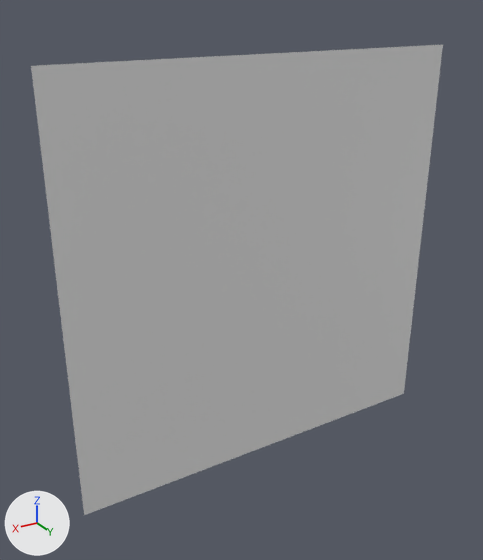
Renders of the OBJ model model/head_4_long_face.obj from each side of a commit.
One viewpoint serves both versions: a camera (50 mm lens) standing at (61.0, 114.3, 46.3) and looking at (-2.7, 8.0, -6.8). Arrows for +X, +Y and +Z are at lower left; the lights stay in place. Where no turn or scale is listed for an object, it has been applied to the vertices. Vertices at the same position are counted once.

Objects in the first picture: 'head_4_long_face'.
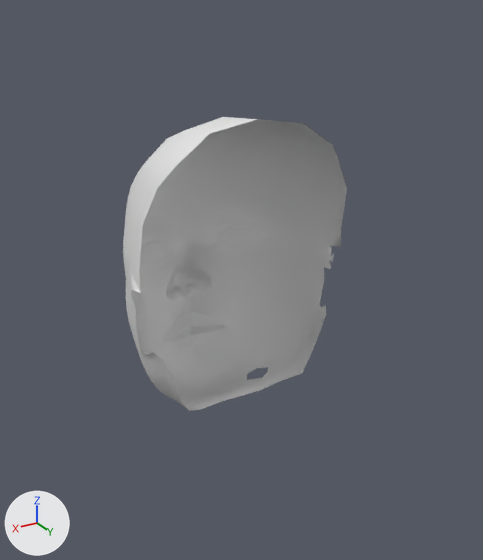
Boxes (x1, y1, x2, y2) around the edits, measured in the pictures (483 x 560 px):
'head_4_long_face', reshaped (46% narrower, 38% shorter): before (31, 45, 443, 515); after (123, 117, 347, 410)
part 1 of me_head_4_long_face, deleted: before (31, 45, 443, 515)

What changed in the scene script:
```text
Change me_head_4_long_face:
    where me_head_4_long_face.from_pydata(...)  # 1715 vertices, 3358 faces; spans x -37.5..37.5, y -15.8..21.8, z -37.6..37.5
    used by ob_head_4_long_face; location = (0.0, 0.0, 0.0)
    me_head_4_long_face part 1: the loose piece of 4 vertices spanning x -37.5..37.5, y 21.8, z -37.5..37.5 is deleted
```
